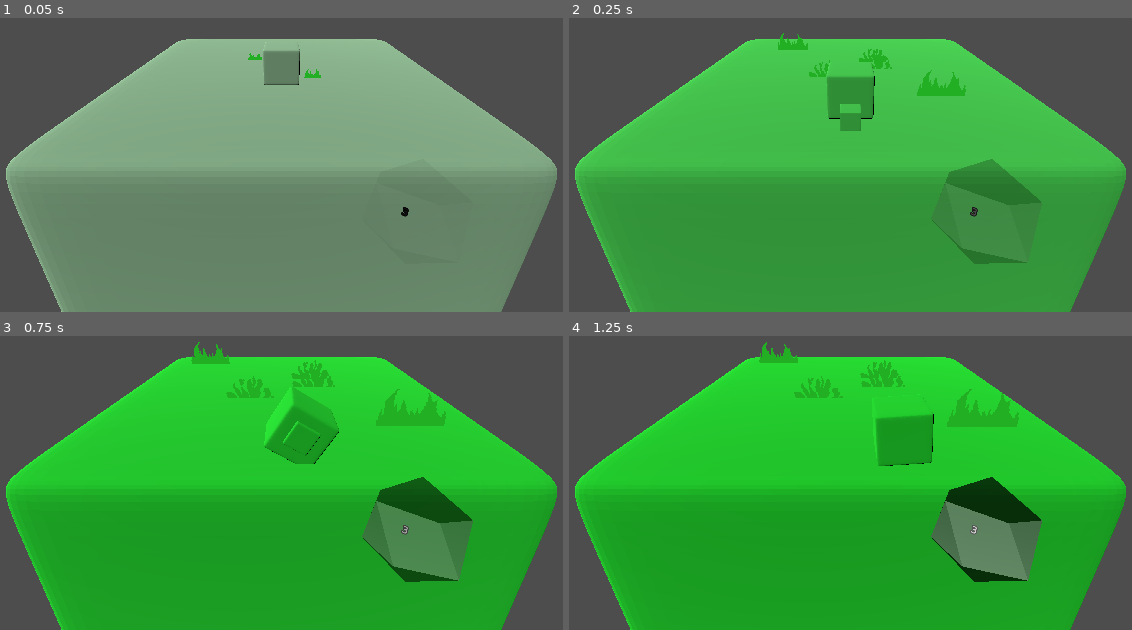
Above: before the commit, frames 1-4 (two rows, left to right).
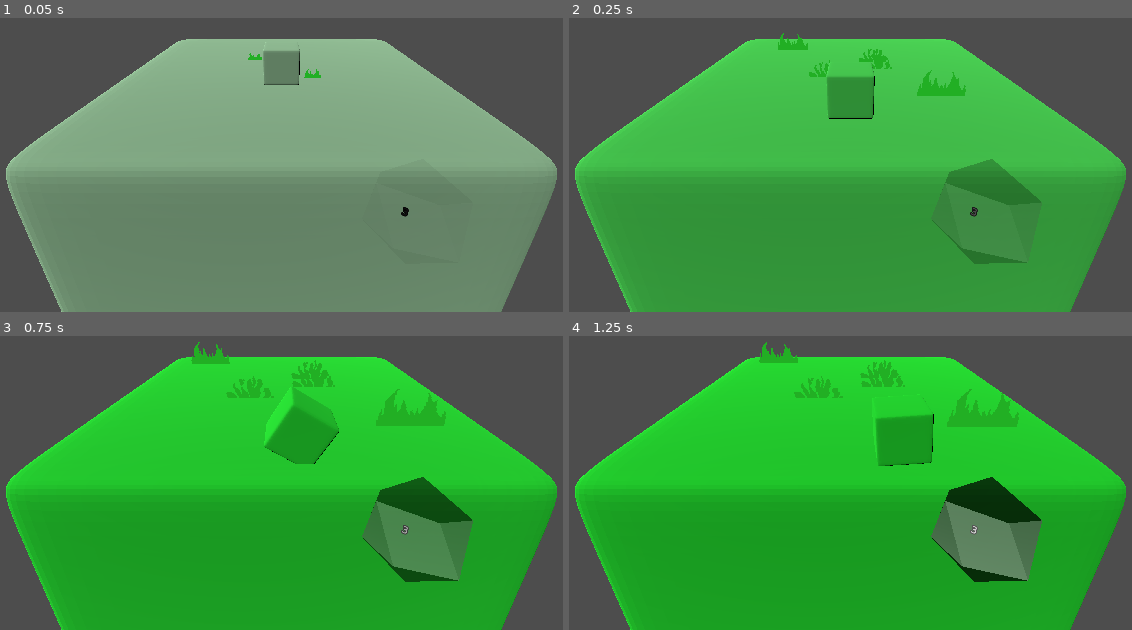
Above: after the commit, the same moments.

Repository: SomeSortOfSam/GMTKGameJam2022
Game: Godot game, scene res://World.tscn
Same seed, same stepped clock (60 frames per second), same inputs: the game is played once before the commit and once after it.
Inputs:
- Up to frame 1 (0.05 s): no input
- Up to frame 2 (0.25 s): no input
- Up to frame 3 (0.75 s): hold D (ui_right) from 0.53 s (still down)
- Up to frame 4 (1.25 s): keep holding D (ui_right)

Frame 1 is identical in both runs. In frame 2, 0.3% of the frame differs, in the area x 48-52%, y 29-39%; in frame 3, less than 0.1%; in frame 4, nothing differs.

Commit message:
Added Sound

Diff:
--- a/Cube.gd
+++ b/Cube.gd
@@ -2,6 +2,7 @@
 
 @onready var rotation_timer : Timer = $RotationTimer
 @onready var material : StandardMaterial3D = $Cube.mesh.surface_get_material(0)
+@onready var music_audio : AudioStreamPlayer = $AudioStreamPlayer
 
 @export var time_to_rotate := .2
 @export var sides : Array[PackedScene]
@@ -35,6 +36,8 @@
 		aculatted_number = 0
 		current_side_template = sides[current_side_index].instantiate()
 		target_color = current_side_template.color
+		music_audio.stream = current_side_template.music
+		music_audio.play()
 	return current_side_template.duplicate()
 
 func prepare_current_side(direction: Vector2) -> Node3D:
--- a/Cube.tscn
+++ b/Cube.tscn
@@ -16,6 +16,9 @@
 [node name="RotationTimer" type="Timer" parent="."]
 one_shot = true
 
+[node name="AudioStreamPlayer" type="AudioStreamPlayer" parent="."]
+autoplay = true
+
 [connection signal="rotation_finished" from="." to="Player" method="_on_cube_rotation_finished"]
 [connection signal="edge_reached" from="Player" to="." method="_on_player_edge_reached"]
 [connection signal="timeout" from="RotationTimer" to="." method="_on_rotation_timer_timeout"]
--- a/Player.gd
+++ b/Player.gd
@@ -2,6 +2,7 @@
 
 @onready var move_diffrence_timer : Timer = $MoveDiffrenceTimer
 @onready var move_durration_timer : Timer = $MoveDurrationTimer
+@onready var step_audio : AudioStreamPlayer = $AudioStreamPlayer
 
 const MOVE_DISTANCE = .2
 const GRID_EXTENTS := 4
@@ -9,6 +10,7 @@
 
 @export var position_lerp_enabled := true
 @export var time_to_rotate := .2
+@export var step_sounds : Array[AudioStream]
 
 var last_direction := Vector2i(0,-1)
 var queued_move : Vector2i
@@ -63,6 +65,8 @@
 	else:
 		global_rotate(Vector3.DOWN,.2)
 	queued_move = Vector2i.ZERO
+	step_audio.stream = step_sounds[randi() % len(step_sounds)]
+	step_audio.play()
 
 func _on_move_durration_timer_timeout():
 	emit_signal("edge_reached",-last_direction)
--- a/Player.tscn
+++ b/Player.tscn
@@ -1,7 +1,43 @@
-[gd_scene load_steps=4 format=3 uid="uid://yhk1844cvdup"]
+[gd_scene load_steps=40 format=3 uid="uid://yhk1844cvdup"]
 
 [ext_resource type="Script" path="res://Player.gd" id="1_62dea"]
 [ext_resource type="ArrayMesh" uid="uid://btmx2ae08sul7" path="res://Dice.obj" id="1_m6rya"]
+[ext_resource type="AudioStream" uid="uid://c6bf74amo36ci" path="res://DiceRolls/Roll-01.wav" id="2_x2oxn"]
+[ext_resource type="AudioStream" uid="uid://bs6n4cotq5k8o" path="res://DiceRolls/Roll-02.wav" id="3_xcnk8"]
+[ext_resource type="AudioStream" uid="uid://df6eye6pvs3kx" path="res://DiceRolls/Roll-03.wav" id="4_kt4kw"]
+[ext_resource type="AudioStream" uid="uid://0wagxndbjbis" path="res://DiceRolls/Roll-04.wav" id="5_kirk1"]
+[ext_resource type="AudioStream" uid="uid://bgqy5dusjtxcx" path="res://DiceRolls/Roll-05.wav" id="6_mgqpk"]
+[ext_resource type="AudioStream" uid="uid://dnjykodkv2c48" path="res://DiceRolls/Roll-06.wav" id="7_6trm8"]
+[ext_resource type="AudioStream" uid="uid://dvgb21cbftrfn" path="res://DiceRolls/Roll-07.wav" id="8_c50j5"]
+[ext_resource type="AudioStream" uid="uid://dynrjkofs5wm0" path="res://DiceRolls/Roll-08.wav" id="9_lybhe"]
+[ext_resource type="AudioStream" uid="uid://is0giptqmwho" path="res://DiceRolls/Roll-09.wav" id="10_5tp2h"]
+[ext_resource type="AudioStream" uid="uid://d1yryfq7f3qrl" path="res://DiceRolls/Roll-10.wav" id="11_nhoyo"]
+[ext_resource type="AudioStream" uid="uid://mvpev0a815xe" path="res://DiceRolls/Roll-11.wav" id="12_2yalu"]
+[ext_resource type="AudioStream" uid="uid://d2046w7artmso" path="res://DiceRolls/Roll-12.wav" id="13_sei1s"]
+[ext_resource type="AudioStream" uid="uid://bj8wg6b8171es" path="res://DiceRolls/Roll-13.wav" id="14_u83sb"]
+[ext_resource type="AudioStream" uid="uid://dypce4hljg8ea" path="res://DiceRolls/Roll-14.wav" id="15_kq3s0"]
+[ext_resource type="AudioStream" uid="uid://dbv3ei5sqxqo7" path="res://DiceRolls/Roll-15.wav" id="16_orsep"]
+[ext_resource type="AudioStream" uid="uid://dt8ubn3nj5neh" path="res://DiceRolls/Roll-16.wav" id="17_qdxev"]
+[ext_resource type="AudioStream" uid="uid://dpjyra1t545si" path="res://DiceRolls/Roll-17.wav" id="18_giedu"]
+[ext_resource type="AudioStream" uid="uid://b500qfrju0qi1" path="res://DiceRolls/Roll-18.wav" id="19_dpcp6"]
+[ext_resource type="AudioStream" uid="uid://du8f5sxh6au3u" path="res://DiceRolls/Roll-19.wav" id="20_tx3n3"]
+[ext_resource type="AudioStream" uid="uid://b4gb24bm023h3" path="res://DiceRolls/Roll-20.wav" id="21_ksijw"]
+[ext_resource type="AudioStream" uid="uid://d5eq4gnpmhla" path="res://DiceRolls/Roll-21.wav" id="22_u6ole"]
+[ext_resource type="AudioStream" uid="uid://bsxsbtwyx8cb0" path="res://DiceRolls/Roll-22.wav" id="23_ofmdr"]
+[ext_resource type="AudioStream" uid="uid://qdrkvceviluk" path="res://DiceRolls/Roll-23.wav" id="24_3ldj0"]
+[ext_resource type="AudioStream" uid="uid://k8n84kuafaxs" path="res://DiceRolls/Roll-24.wav" id="25_nulim"]
+[ext_resource type="AudioStream" uid="uid://4gestpybi8r4" path="res://DiceRolls/Roll-25.wav" id="26_qq3yx"]
+[ext_resource type="AudioStream" uid="uid://did1mnkibof6e" path="res://DiceRolls/Roll-26.wav" id="27_fai68"]
+[ext_resource type="AudioStream" uid="uid://b1xf8hbs78bt0" path="res://DiceRolls/Roll-27.wav" id="28_84not"]
+[ext_resource type="AudioStream" uid="uid://b3bm8gkf3mwqp" path="res://DiceRolls/Roll-28.wav" id="29_2qxe2"]
+[ext_resource type="AudioStream" uid="uid://djn351erdaow" path="res://DiceRolls/Roll-29.wav" id="30_l5ti8"]
+[ext_resource type="AudioStream" uid="uid://bin1ell4ekxus" path="res://DiceRolls/Roll-30.wav" id="31_uihdq"]
+[ext_resource type="AudioStream" uid="uid://bnxdpqmjm2d7x" path="res://DiceRolls/Roll-31.wav" id="32_pojut"]
+[ext_resource type="AudioStream" uid="uid://b72tnilhbsy32" path="res://DiceRolls/Roll-32.wav" id="33_nk15c"]
+[ext_resource type="AudioStream" uid="uid://q4u3e5xlxpy7" path="res://DiceRolls/Roll-33.wav" id="34_o3msh"]
+[ext_resource type="AudioStream" uid="uid://c6v83ifyc507b" path="res://DiceRolls/Roll-34.wav" id="35_85v2g"]
+[ext_resource type="AudioStream" uid="uid://ftju03vimyf" path="res://DiceRolls/Roll-35.wav" id="36_qmv52"]
+[ext_resource type="AudioStream" uid="uid://cw7siag0kge7i" path="res://DiceRolls/Roll-36.wav" id="37_yrhyy"]
 
 [sub_resource type="BoxShape3D" id="BoxShape3D_qhrj2"]
 size = Vector3(0.15, 0.15, 0.15)
@@ -10,6 +46,7 @@
 rotation_edit_mode = 1
 collision_layer = 0
 script = ExtResource("1_62dea")
+step_sounds = [ExtResource("2_x2oxn"), ExtResource("3_xcnk8"), ExtResource("4_kt4kw"), ExtResource("5_kirk1"), ExtResource("6_mgqpk"), ExtResource("7_6trm8"), ExtResource("8_c50j5"), ExtResource("9_lybhe"), ExtResource("10_5tp2h"), ExtResource("11_nhoyo"), ExtResource("12_2yalu"), ExtResource("13_sei1s"), ExtResource("14_u83sb"), ExtResource("15_kq3s0"), ExtResource("16_orsep"), ExtResource("17_qdxev"), ExtResource("18_giedu"), ExtResource("19_dpcp6"), ExtResource("20_tx3n3"), ExtResource("21_ksijw"), ExtResource("22_u6ole"), ExtResource("23_ofmdr"), ExtResource("24_3ldj0"), ExtResource("25_nulim"), ExtResource("26_qq3yx"), ExtResource("27_fai68"), ExtResource("28_84not"), ExtResource("29_2qxe2"), ExtResource("30_l5ti8"), ExtResource("31_uihdq"), ExtResource("32_pojut"), ExtResource("33_nk15c"), ExtResource("34_o3msh"), ExtResource("35_85v2g"), ExtResource("36_qmv52"), ExtResource("37_yrhyy")]
 
 [node name="MeshInstance3D" type="MeshInstance3D" parent="."]
 transform = Transform3D(0.1, 0, 0, 0, 0.1, 0, 0, 0, 0.1, 0, 0, 0)
@@ -25,6 +62,9 @@
 [node name="CollisionShape3D" type="CollisionShape3D" parent="."]
 shape = SubResource("BoxShape3D_qhrj2")
 
+[node name="AudioStreamPlayer" type="AudioStreamPlayer" parent="."]
+volume_db = -10.0
+
 [connection signal="edge_reached" from="." to="." method="_on_player_edge_reached"]
 [connection signal="timeout" from="MoveDiffrenceTimer" to="." method="_on_move_diffrence_timer_timeout"]
 [connection signal="timeout" from="MoveDurrationTimer" to="." method="_on_move_durration_timer_timeout"]
--- a/Sides/Cave/Cave.tscn
+++ b/Sides/Cave/Cave.tscn
@@ -1,7 +1,8 @@
-[gd_scene load_steps=5 format=3 uid="uid://ola5v10krmva"]
+[gd_scene load_steps=6 format=3 uid="uid://ola5v10krmva"]
 
 [ext_resource type="Script" path="res://Sides/DiceSide.gd" id="1_yf5ny"]
 [ext_resource type="Texture2D" uid="uid://desd1f4hcgt3p" path="res://Sides/Cave/Rock1.png" id="2_aoxmn"]
+[ext_resource type="AudioStream" uid="uid://bxkunn6tpcuk7" path="res://Sides/Cave/553080__nox-sound__ambiance-atmosphere-cave-loop.ogg" id="2_lh33p"]
 [ext_resource type="Texture2D" uid="uid://clt0tedge3108" path="res://Sides/Cave/Rock2.png" id="3_6hrqu"]
 
 [sub_resource type="BoxShape3D" id="BoxShape3D_lixol"]
@@ -13,6 +14,7 @@
 danger_pip_path = NodePath("DangerPip")
 danger_probibility = 0.3
 color = Color(0.611765, 0.564706, 0.65098, 1)
+music = ExtResource("2_lh33p")
 
 [node name="Pip" type="StaticBody3D" parent="."]
 
--- a/Sides/DiceSide.gd
+++ b/Sides/DiceSide.gd
@@ -7,7 +7,7 @@
 @export var danger_pip_path : NodePath
 @export_range(0.0,1.0,0.01) var danger_probibility : float
 @export var color : Color
-@export var blocked_path : NodePath
+@export var music : AudioStream
 
 const PIP_DICTONARY := [[Vector2.ZERO],[Vector2.ONE,-Vector2.ONE],[Vector2.ONE,-Vector2.ONE,Vector2.ZERO],[Vector2.ONE, …(192 unchanged characters)…
 
--- a/Sides/Grassland/Grassland.tscn
+++ b/Sides/Grassland/Grassland.tscn
@@ -2,8 +2,8 @@
 
 [ext_resource type="Script" path="res://Sides/DiceSide.gd" id="1_0v38q"]
 [ext_resource type="Texture2D" uid="uid://v5f3vkvybjb5" path="res://Sides/Grassland/Grass1.png" id="2_30203"]
+[ext_resource type="AudioStream" uid="uid://bjpb28ulqch6i" path="res://Sides/Grassland/211082__originalmaja__greenfield-birds-suburban-sounds-in-the-background.mp3" id="2_xnm8c"]
 [ext_resource type="Texture2D" uid="uid://cwskp7oagbi1a" path="res://Sides/Grassland/Grass2.png" id="3_20m7e"]
-[ext_resource type="PackedScene" uid="uid://yhk1844cvdup" path="res://Player.tscn" id="4_4stil"]
 
 [node name="Grassland" type="Node3D"]
 script = ExtResource("1_0v38q")
@@ -11,6 +11,7 @@
 danger_pip_path = NodePath("Danger")
 danger_probibility = 0.1
 color = Color(0.145098, 1, 0.203922, 1)
+music = ExtResource("2_xnm8c")
 
 [node name="Grass" type="Sprite3D" parent="."]
 transform = Transform3D(0.5, 0, 0, 0, 0.5, 0, 0, 0, 0.5, 0, 0, 0)
@@ -54,5 +55,3 @@
 alpha_cut = 1
 texture_filter = 0
 texture = ExtResource("2_30203")
-
-[node name="Player" parent="Danger" instance=ExtResource("4_4stil")]
--- a/Sides/Lair/Lair.tscn
+++ b/Sides/Lair/Lair.tscn
@@ -1,7 +1,8 @@
-[gd_scene load_steps=14 format=3 uid="uid://cbjcafb1wxnkf"]
+[gd_scene load_steps=15 format=3 uid="uid://cbjcafb1wxnkf"]
 
 [ext_resource type="Script" path="res://Sides/DiceSide.gd" id="1_yfc4y"]
 [ext_resource type="Texture2D" uid="uid://d4jovsbr5u1vt" path="res://Sides/Lair/Pillar0.png" id="2_1t0xk"]
+[ext_resource type="AudioStream" uid="uid://lxku8tvxll16" path="res://Sides/Lair/563765__florianreichelt__fire-auto-car-on-fire.mp3" id="2_mhpem"]
 [ext_resource type="Texture2D" uid="uid://cbpief7qv4un8" path="res://Sides/Lair/Head0.png" id="3_jnqkp"]
 [ext_resource type="Texture2D" uid="uid://dpbvynwghu3qn" path="res://Sides/Lair/Pillar1.png" id="4_3undq"]
 
@@ -60,6 +61,7 @@
 danger_pip_path = NodePath("DangerPip")
 danger_probibility = 0.5
 color = Color(0.611765, 0.505882, 0.878431, 1)
+music = ExtResource("2_mhpem")
 
 [node name="Pip" type="StaticBody3D" parent="."]
 
--- a/Sides/Woods/Woods.tscn
+++ b/Sides/Woods/Woods.tscn
@@ -1,7 +1,8 @@
-[gd_scene load_steps=5 format=3 uid="uid://b4sg1efngiymx"]
+[gd_scene load_steps=6 format=3 uid="uid://b4sg1efngiymx"]
 
 [ext_resource type="Script" path="res://Sides/DiceSide.gd" id="1_xnl7i"]
 [ext_resource type="Texture2D" uid="uid://1yofh62vhwbt" path="res://Sides/Woods/Tree0.png" id="2_j1cg2"]
+[ext_resource type="AudioStream" uid="uid://cuty5g4ssy77b" path="res://Sides/Woods/546361__antonio-lai__forest.wav" id="2_wk6ua"]
 [ext_resource type="Texture2D" uid="uid://dgjp0771835nj" path="res://Sides/Woods/Tree1.png" id="4_ryjoa"]
 
 [sub_resource type="BoxShape3D" id="BoxShape3D_cuwqx"]
@@ -13,6 +14,7 @@
 danger_pip_path = NodePath("DangerPip")
 danger_probibility = 0.2
 color = Color(0, 0.317647, 0.2, 1)
+music = ExtResource("2_wk6ua")
 
 [node name="Pip" type="StaticBody3D" parent="."]
 collision_mask = 0
--- a/Sides/YouWin/YouWin.tscn
+++ b/Sides/YouWin/YouWin.tscn
@@ -1,6 +1,7 @@
-[gd_scene load_steps=10 format=3 uid="uid://mgvpqxnqk4mr"]
+[gd_scene load_steps=11 format=3 uid="uid://mgvpqxnqk4mr"]
 
 [ext_resource type="Script" path="res://Sides/YouWin/YouWin.gd" id="1_hfr1m"]
+[ext_resource type="AudioStream" uid="uid://dcvwkn16yu124" path="res://Sides/YouWin/Victory.mp3" id="2_22ol8"]
 [ext_resource type="Texture2D" uid="uid://c6qh4ykrf51sn" path="res://Sides/YouWin/Cake.png" id="2_lp3gj"]
 
 [sub_resource type="AtlasTexture" id="AtlasTexture_yeyuc"]
@@ -37,6 +38,7 @@
 
 [node name="Node3D" type="Node3D"]
 script = ExtResource("1_hfr1m")
+music = ExtResource("2_22ol8")
 
 [node name="AnimatedSprite3D" type="AnimatedSprite3D" parent="."]
 offset = Vector2(0, 56)
@@ -45,5 +47,5 @@
 alpha_cut = 1
 texture_filter = 0
 frames = SubResource("SpriteFrames_3h2tl")
-frame = 4
+frame = 2
 playing = true
Binary file added: Capture.PNG
Not shown, added: Capture.PNG.import
Not shown, added: DiceRolls/5 dice rolling.ogg.import
Not shown, added: DiceRolls/Roll-01.wav.import
Not shown, added: DiceRolls/Roll-02.wav.import
Not shown, added: DiceRolls/Roll-03.wav.import
Not shown, added: DiceRolls/Roll-04.wav.import
Not shown, added: DiceRolls/Roll-05.wav.import
Not shown, added: DiceRolls/Roll-06.wav.import
Not shown, added: DiceRolls/Roll-07.wav.import
Not shown, added: DiceRolls/Roll-08.wav.import
Not shown, added: DiceRolls/Roll-09.wav.import
(and 79 more such lines)
